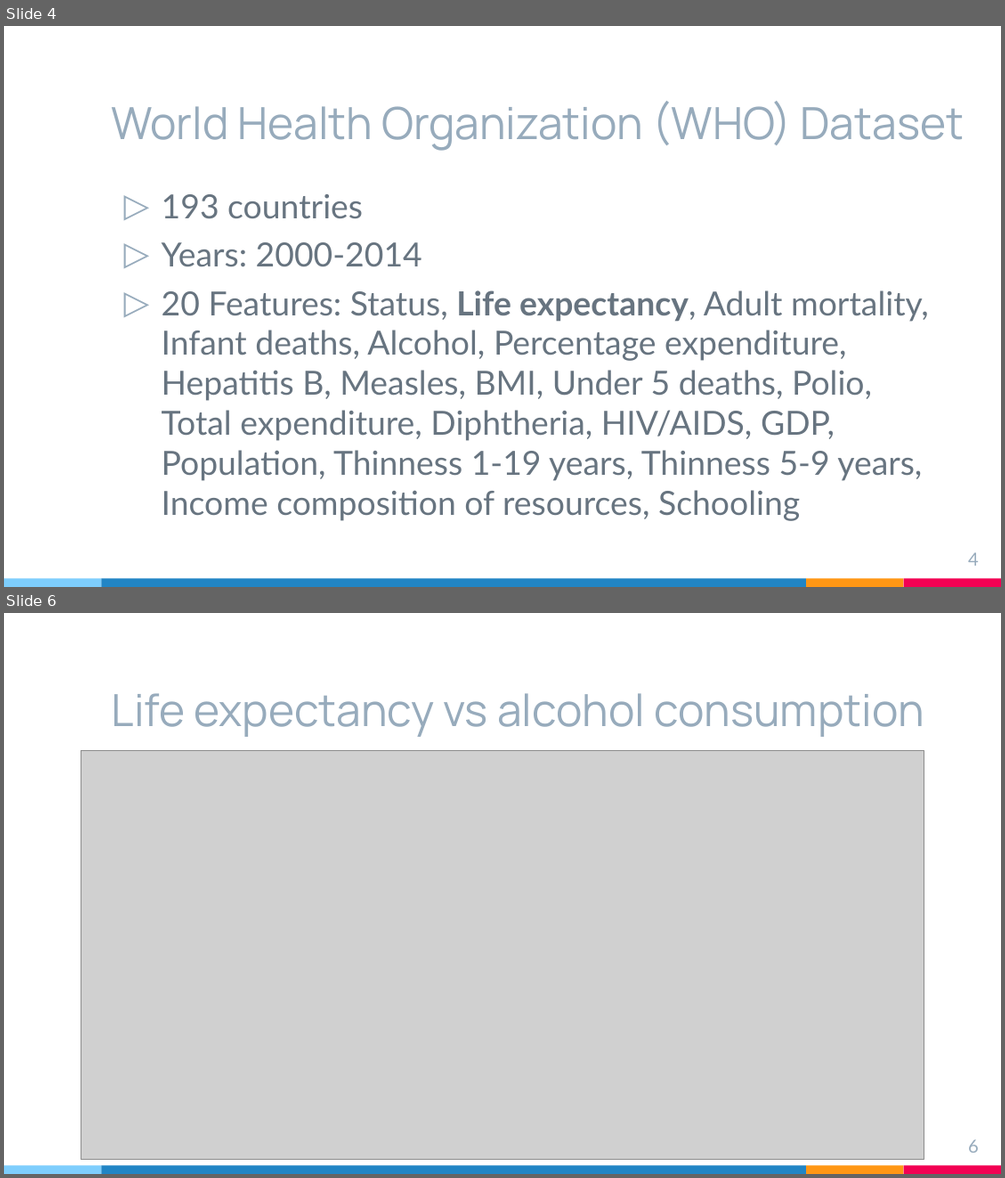
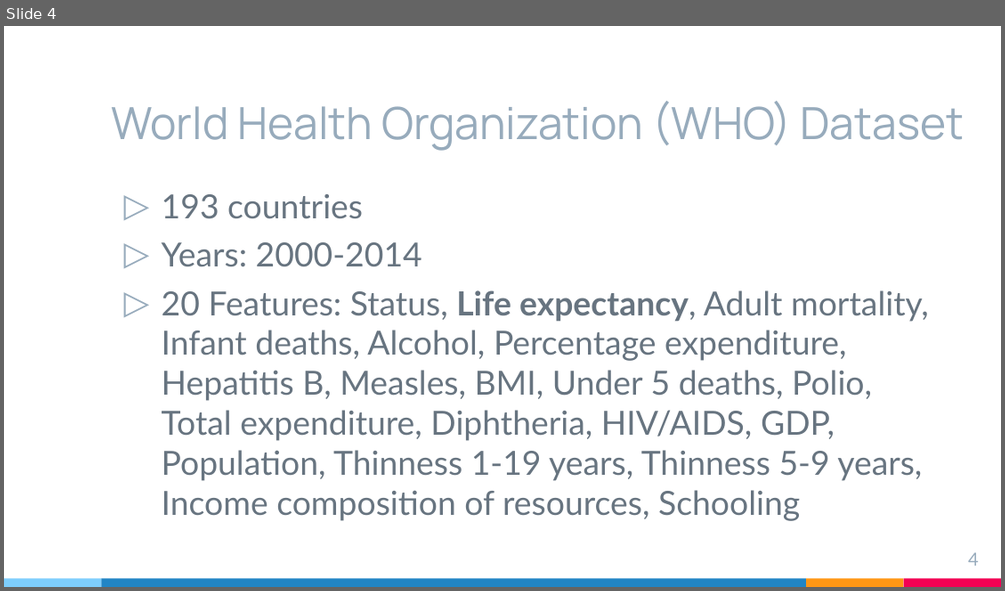
Before and after one commit to rsandbe1/R_project, a slide deck: R_project_presentation.pptx. Shown one above the other, each under a label of ours: slides 4 and 6 before the commit, slide 4 after it; the slides between them are not shown. The pictures are 1005x1178 and 1005x591 pixels, drawn with LibreOffice and Linux fonts; fonts in the diff are those of the drawing; grey boxes stand for pictures. Boxes give left, top, right and bottom in pixels: in the first picture for what was removed or moved away, otherwise in the second. Text is boxed around its words. In the diff, an @@ line names an element or a change of style, - is before the commit and + after.

```diff
--- a/R_project_presentation.pptx
+++ b/R_project_presentation.pptx
@@ slide 6 removed at (4, 613, 1001, 1174), background #FFFFFF; not listed: 4 template elements that a slide beside it also shows @@
@@ title removed at (112, 693, 924, 737) @@
-Life expectancy vs alcohol consumption
@@ picture removed at (81, 751, 923, 1159) @@
@@ page number removed at (968, 1139, 979, 1152) @@
-6
```
Also in this commit, not shown: 2 slides changed, 1 other slide removed, 10 other files.
